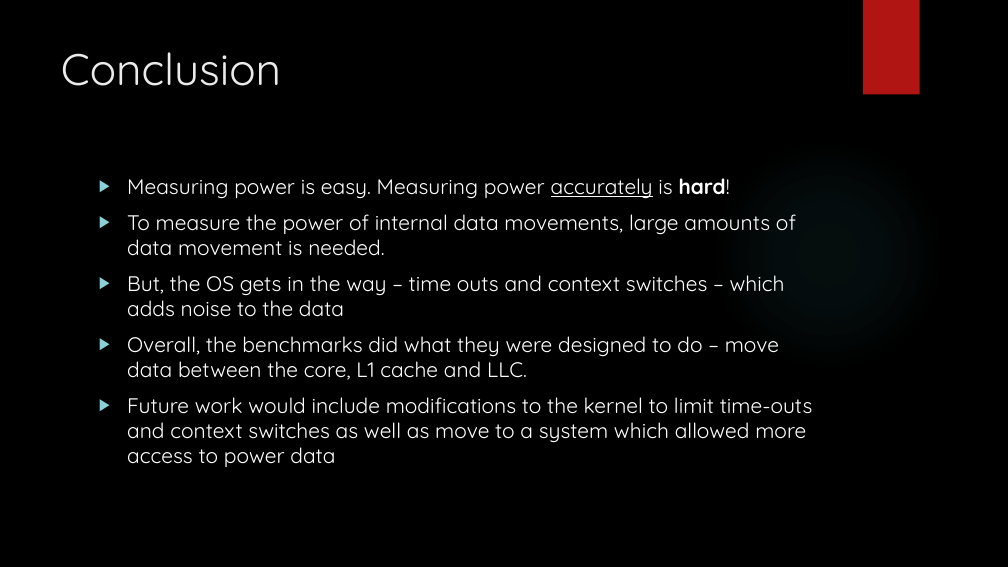
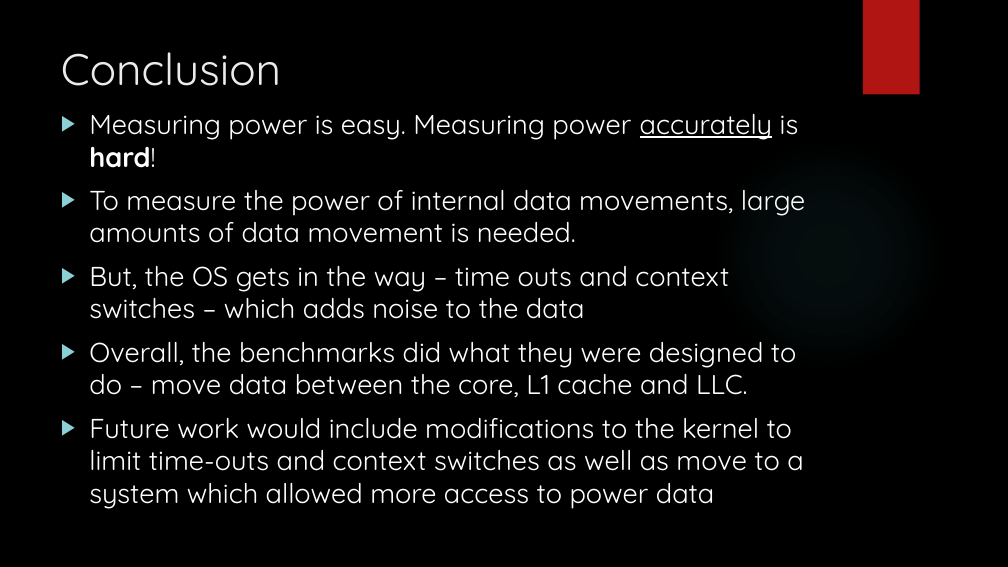
Before and after one commit to jasongraalum/CS533_Spring2018_Group2_Project, a slide deck: slide 21 of documents/CS533_Group2_Project_Presentation.pptx. Drawn at 1008x567 pixels with LibreOffice and Linux fonts; fonts in the diff are those of the drawing; background and template pictures are left out. Boxes give left, top, right and bottom in pixels: in the first picture for what was removed or moved away, otherwise in the second. Text is boxed around its words. In the diff, an @@ line names an element or a change of style, - is before the commit and + after.

```diff
--- a/documents/CS533_Group2_Project_Presentation.pptx
+++ b/documents/CS533_Group2_Project_Presentation.pptx
@@ text "Measuring power is easy. Measuring ...": place and size @@
-text "Measuring power is easy. Measuring ..." at [127,178,813,467]
+text "Measuring power is easy. Measuring ..." at [89,114,805,509]
@@ text "Measuring power is easy. Measuring ..." at [89,114,805,509]: size 20 to 26 pt @@
```
Also in this commit, not shown: 4 other files.
